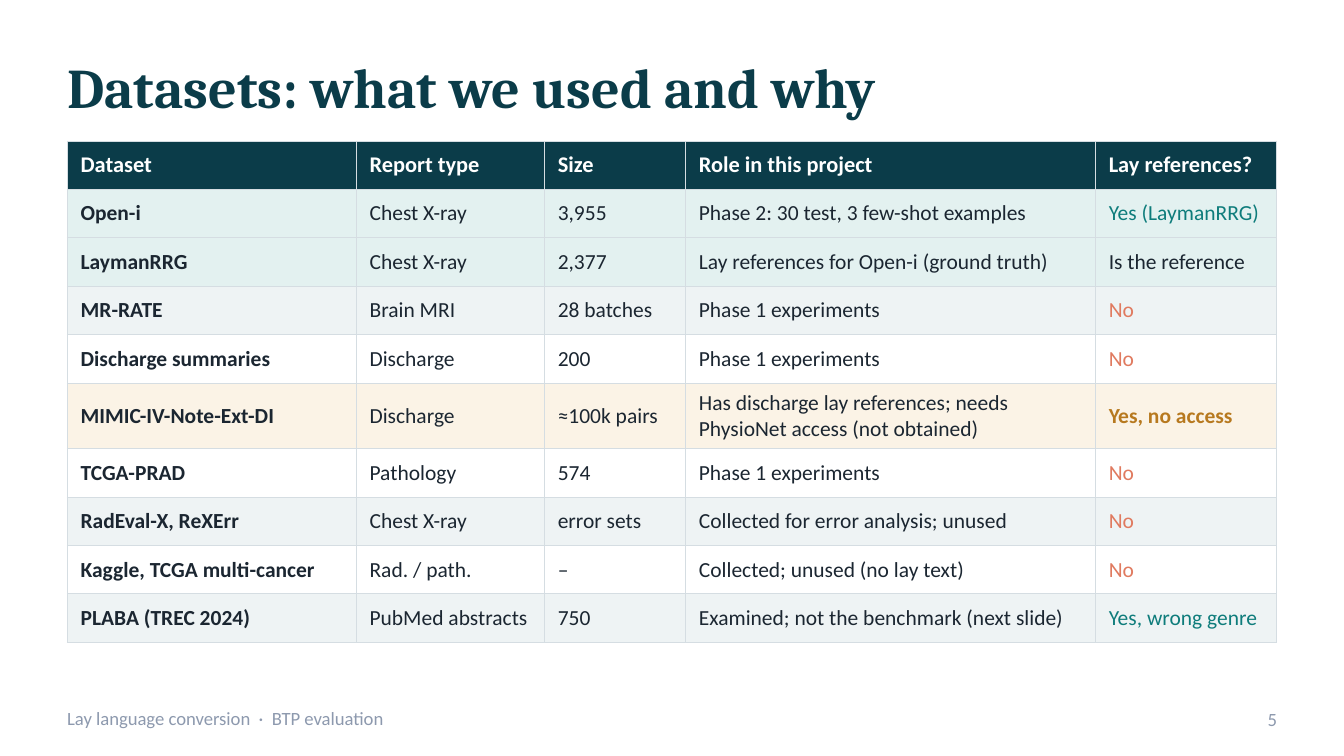
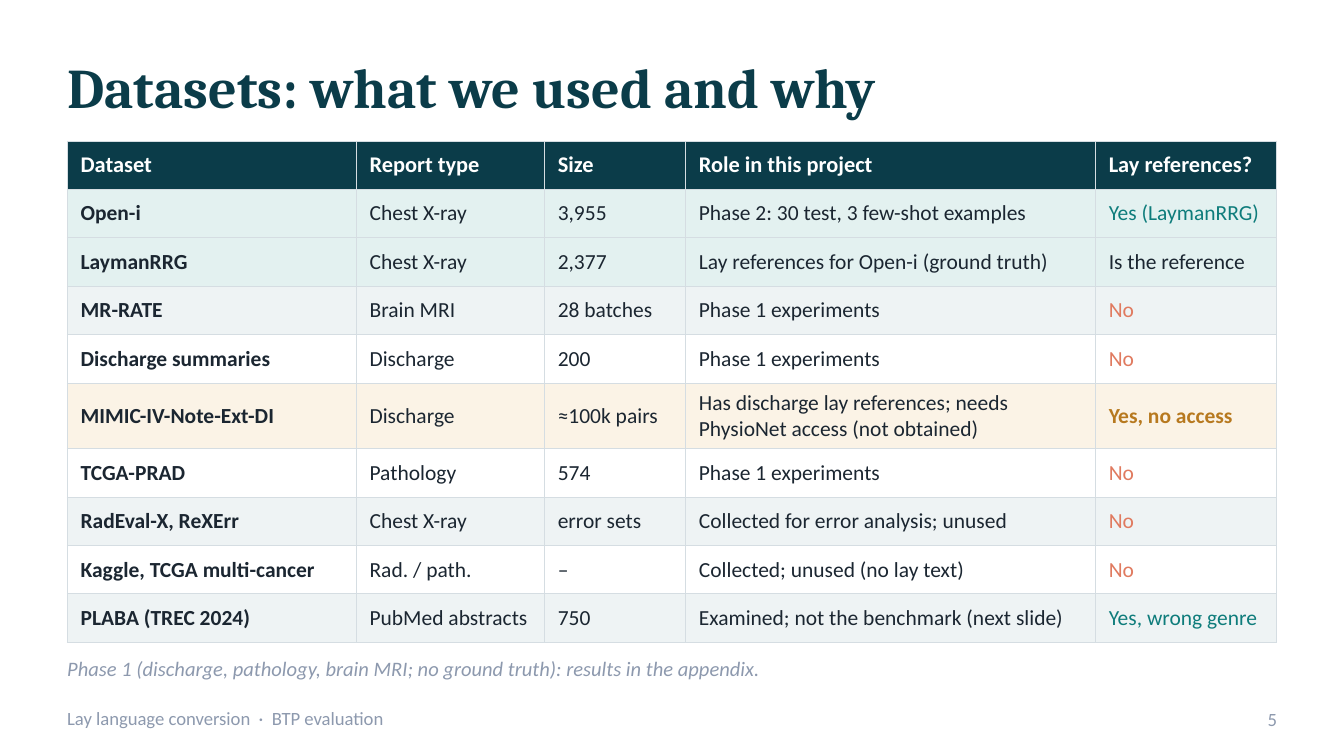
Before and after one commit to bibesgotthevibes/btp-Project, a slide deck: slide 5 of docs/BTP_Lay_Language_Conversion_Evaluation.pptx. Drawn at 1344x756 pixels with LibreOffice and Linux fonts; fonts in the diff are those of the drawing. Boxes give left, top, right and bottom in pixels: in the first picture for what was removed or moved away, otherwise in the second. Text is boxed around its words. In the diff, an @@ line names an element or a change of style, - is before the commit and + after.

```diff
--- a/docs/BTP_Lay_Language_Conversion_Evaluation.pptx
+++ b/docs/BTP_Lay_Language_Conversion_Evaluation.pptx
@@ text added at box(67, 661, 759, 680), 11 pt, text #8D99AE, italic @@
+Phase 1 (discharge, pathology, brain MRI; no ground truth): results in the appendix.
```
Also in this commit, not shown: 7 other slides changed, 1 other file.
